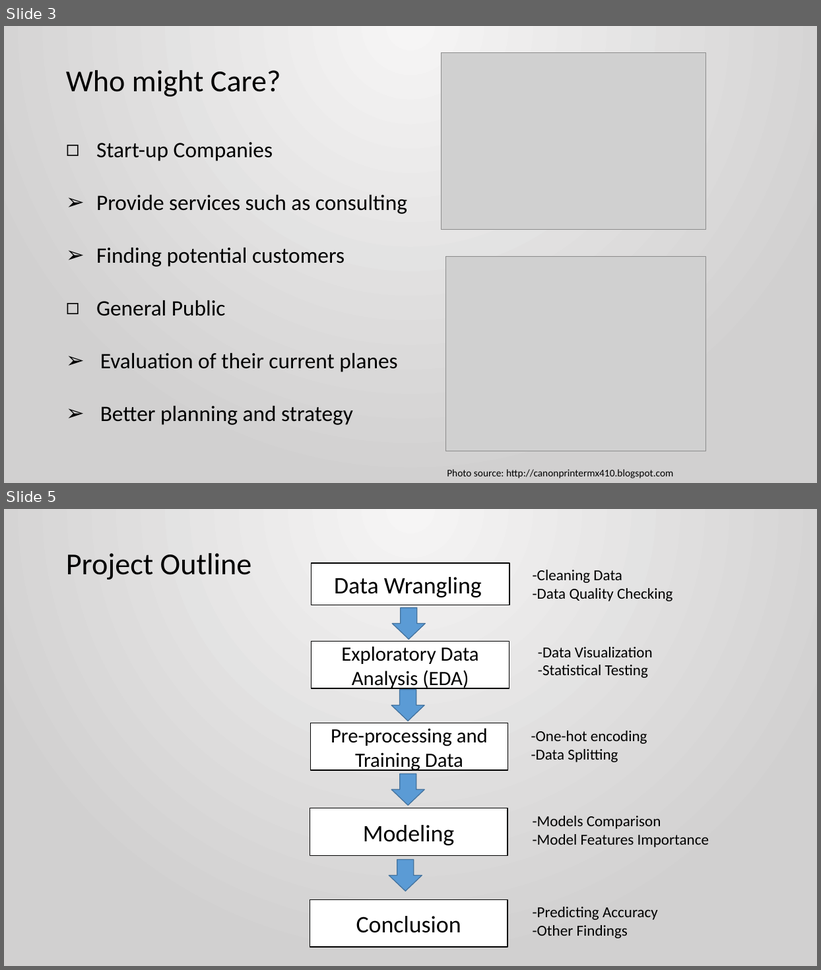
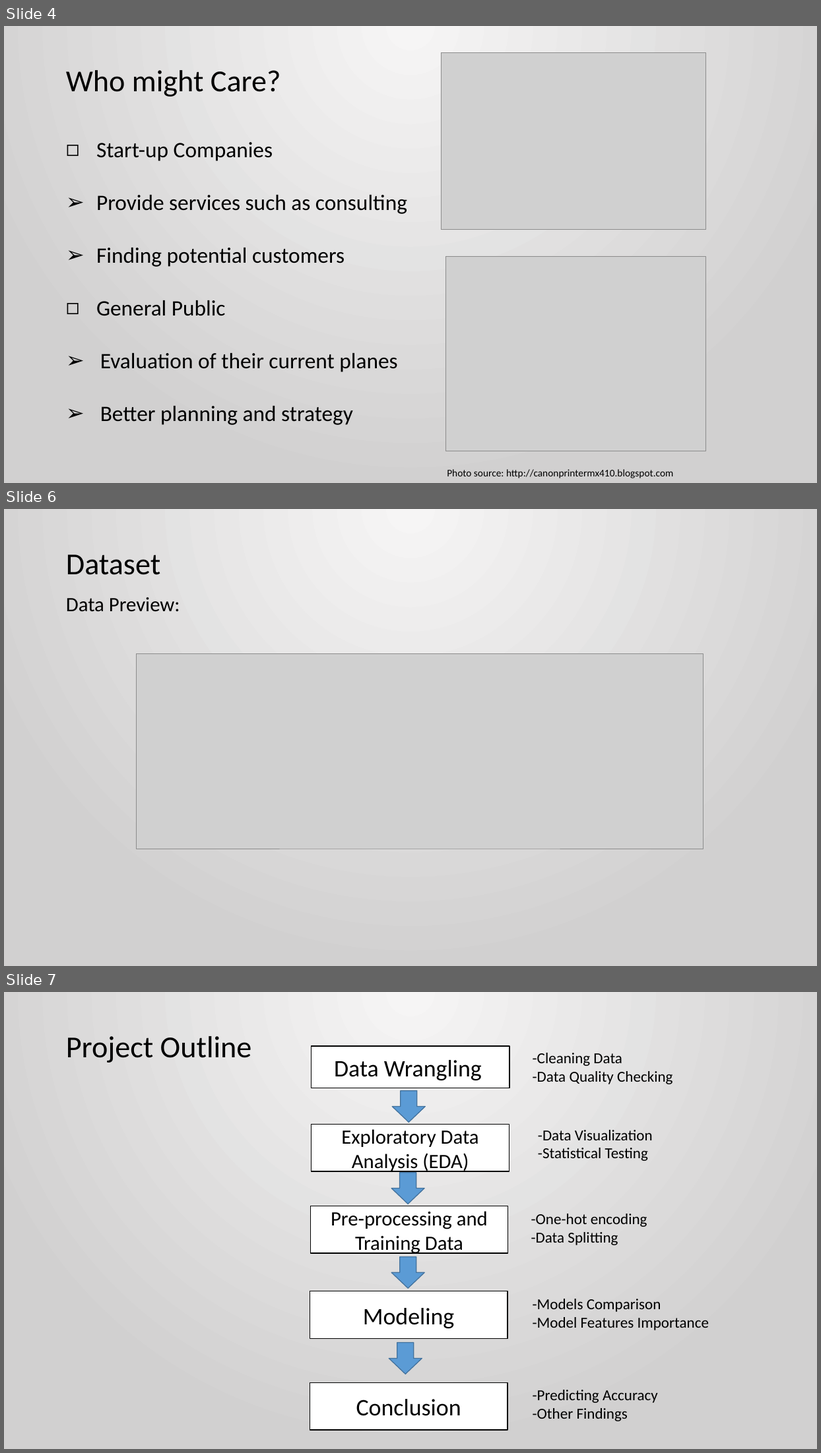
Before and after one commit to ronald55699/Capstone-2, a slide deck: Report/Capstone 2 Presentation.pptx. Shown one above the other, each under a label of ours: slides 3 and 5 before the commit, slides 4, 6 and 7 after it; the slides between them are not shown. The pictures are 821x970 and 821x1453 pixels, drawn with LibreOffice and Linux fonts; fonts in the diff are those of the drawing; grey boxes stand for pictures. Boxes give left, top, right and bottom in pixels: in the first picture for what was removed or moved away, otherwise in the second. Text is boxed around its words. In the diff, an @@ line names an element or a change of style, - is before the commit and + after.

```diff
--- a/Report/Capstone 2 Presentation.pptx
+++ b/Report/Capstone 2 Presentation.pptx
@@ slide 6 added at box(4, 509, 817, 966), background gradient #F6F6F6 to #D2D1D1 @@
@@ text added at box(66, 555, 160, 575), 36 pt, text #000000 @@
+Dataset
@@ text added at box(66, 597, 180, 612), 24 pt, text #000000 @@
+Data Preview:
@@ picture added at box(137, 654, 703, 850) @@
@@ what was slide 3 is now slide 4 @@
@@ what was slide 5 is now slide 7 @@
```
Also in this commit, not shown: 4 slides changed, 4 other slides added, 1 other file.
